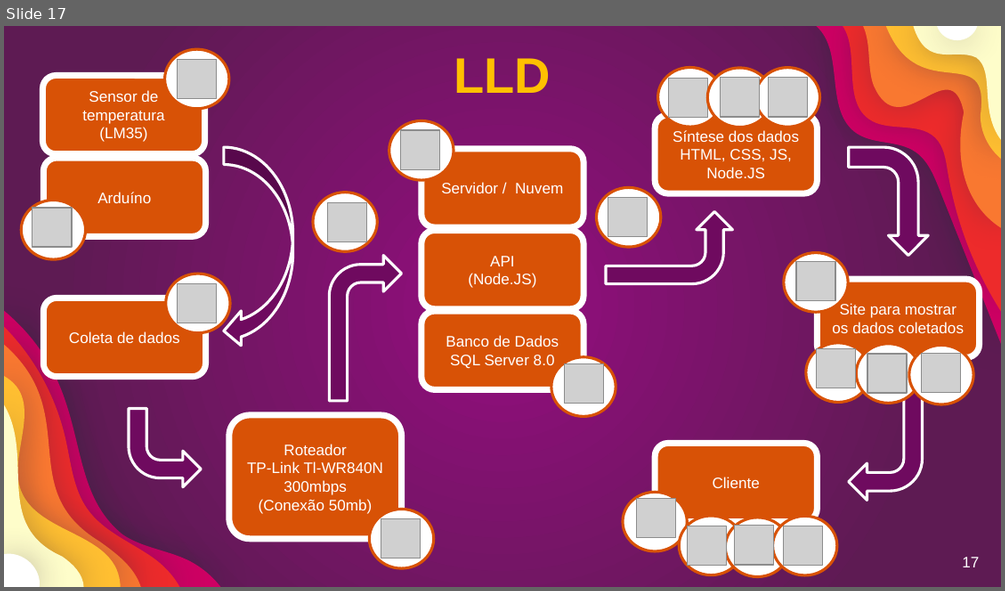
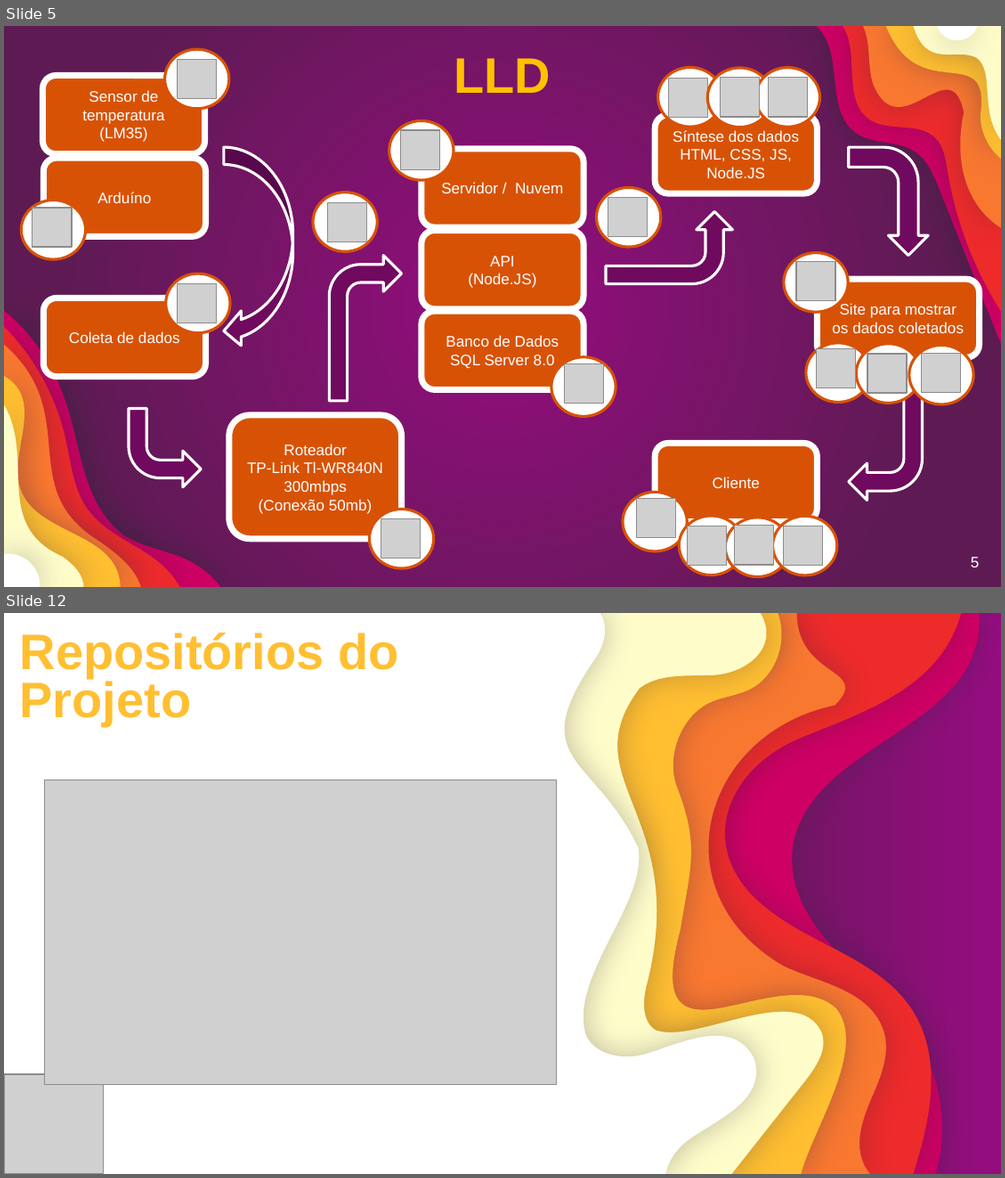
Before and after one commit to GustavoQuaresma/TECCHICKEN-DOCUMENTACAO, a slide deck: SPRINT2/slide pi.pptx. Shown one above the other, each under a label of ours: slide 17 before the commit, slides 5 and 12 after it; the slides between them are not shown. The pictures are 1005x591 and 1005x1178 pixels, drawn with LibreOffice and Linux fonts; fonts in the diff are those of the drawing; grey boxes stand for pictures. Boxes give left, top, right and bottom in pixels: in the first picture for what was removed or moved away, otherwise in the second. Text is boxed around its words. In the diff, an @@ line names an element or a change of style, - is before the commit and + after.

```diff
--- a/SPRINT2/slide pi.pptx
+++ b/SPRINT2/slide pi.pptx
@@ slide 12 added at (4, 613, 1001, 1174), background gradient #940D7F to #5E1B53 @@
@@ group added at (4, 613, 979, 1173): 6 freeform shapes @@
@@ title added at (20, 633, 398, 726), 36 pt, text #FFBF31, bold @@
+Repositórios do Projeto
@@ picture added at (44, 779, 556, 1085) @@
@@ picture added at (4, 1075, 104, 1174) @@
@@ what was slide 17 is now slide 5 @@
@@ page number at (971, 556, 979, 567): text changed @@
-17
+5
```
Also in this commit, not shown: 4 slides changed, 6 other slides added, 11 slides removed, 2 other files.
